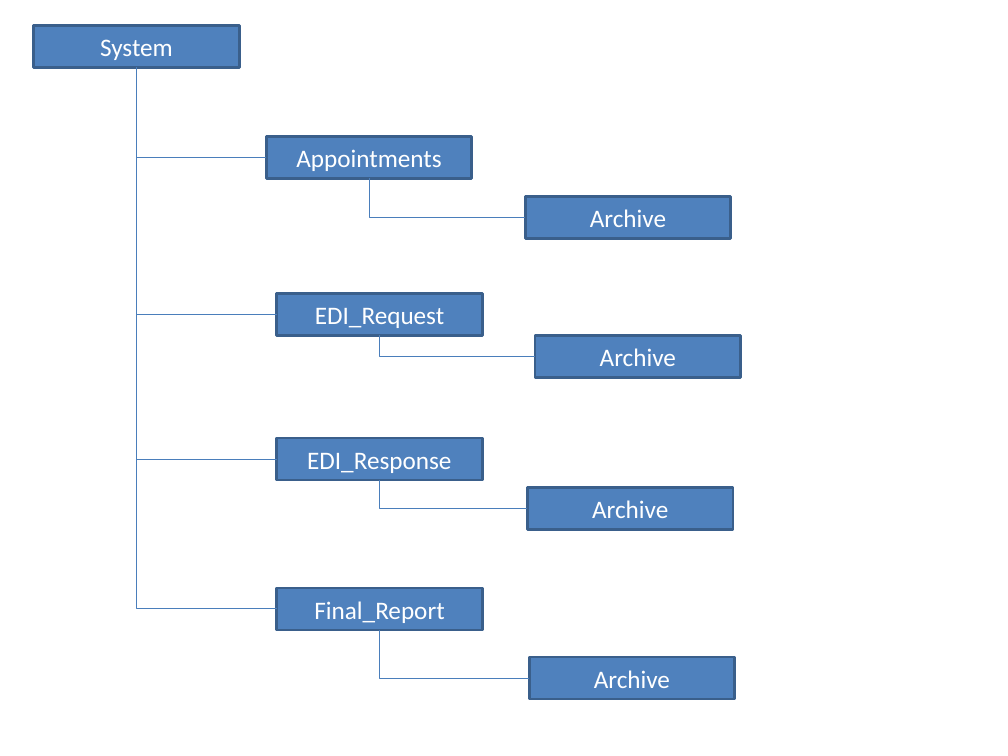
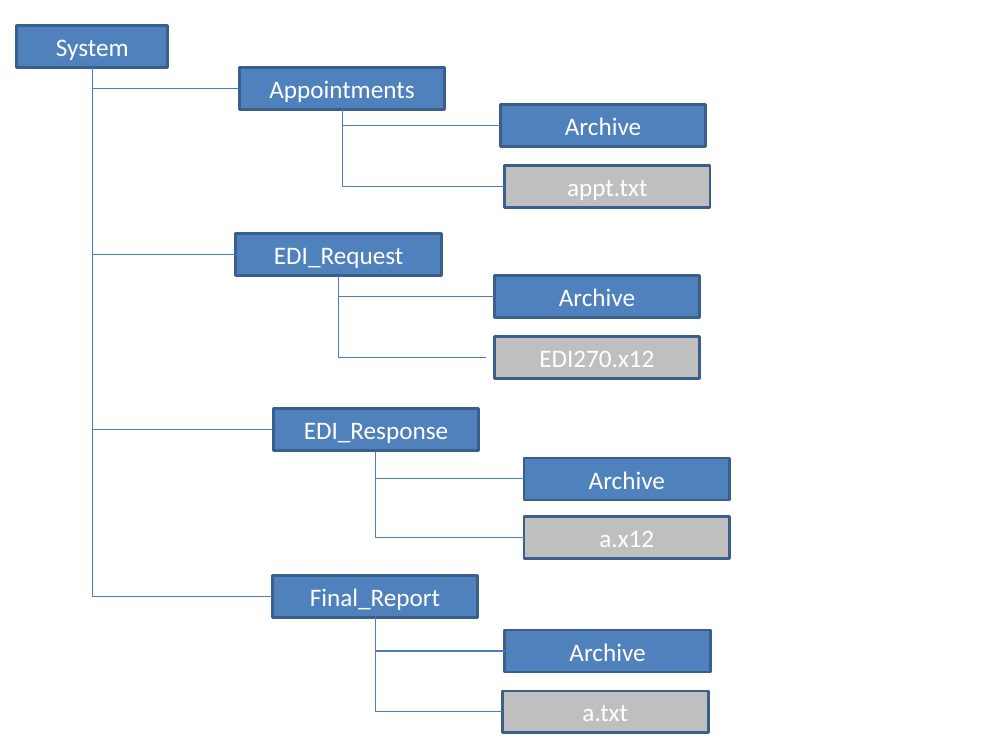
Before and after one commit to JamesLeB/Dashboard, a slide deck: slide 5 of Documents/SysDesign.pptx (slide 2 before the commit). Drawn at 1008x756 pixels with LibreOffice and Linux fonts; fonts in the diff are those of the drawing. Boxes give left, top, right and bottom in pixels: in the first picture for what was removed or moved away, otherwise in the second. Text is boxed around its words. In the diff, an @@ line names an element or a change of style, - is before the commit and + after.

```diff
--- a/Documents/SysDesign.pptx
+++ b/Documents/SysDesign.pptx
@@ rectangle "System": place and size @@
-rectangle "System" at (33,25,239,68)
+rectangle "System" at (17,25,168,68)
@@ elbow line moved from (136, 68) - (277, 609) to (93, 68) - (272, 597) @@
@@ elbow line moved from (136, 68) - (276, 459) to (93, 68) - (273, 429) @@
@@ elbow line moved from (136, 68) - (277, 314) to (93, 68) - (236, 255) @@
@@ elbow line moved from (136, 68) - (266, 157) to (93, 68) - (239, 88) @@
@@ rectangle "Appointments": place and size @@
-rectangle "Appointments" at (266,136,472,178)
+rectangle "Appointments" at (239,68,445,110)
@@ elbow line moved from (369, 178) - (525, 218) to (342, 109) - (500, 125) @@
@@ elbow line added from (342, 109) to (504, 186), #4B7EBC 0.75 pt @@
@@ rectangle "Archive": place and size @@
-rectangle "Archive" at (525,197,731,239)
+rectangle "Archive" at (500,105,706,147)
@@ rectangle added at (504,165,710,208), fill #BFBFBF, outline #3A5F8C 2 pt, 18 pt, text #FFFFFF @@
+appt.txt
@@ 2 rectangles, 1 elbow line: place and size @@
-2 rectangles, 1 elbow line at (277,293,741,378)
+2 rectangles, 1 elbow line at (236,234,700,319)
@@ elbow line added from (339, 276) to (487, 358), #4B7EBC 0.75 pt @@
@@ rectangle added at (494,337,700,379), fill #BFBFBF, outline #3A5F8C 2 pt, 18 pt, text #FFFFFF @@
+EDI270.x12
@@ 2 rectangles, 1 elbow line: place and size @@
-2 rectangles, 1 elbow line at (276,438,733,529)
+2 rectangles, 1 elbow line at (273,409,730,500)
@@ elbow line added from (376, 451) to (524, 538), #4B7EBC 0.75 pt @@
@@ rectangle added at (524,517,730,559), fill #BFBFBF, outline #3A5F8C 2 pt, 18 pt, text #FFFFFF @@
+a.x12
@@ rectangle "Final_Report": place and size @@
-rectangle "Final_Report" at (277,588,483,630)
+rectangle "Final_Report" at (272,576,478,618)
@@ elbow line moved from (380, 630) - (529, 678) to (375, 618) - (505, 651) @@
@@ elbow line added from (375, 618) to (503, 712), #4B7EBC 0.75 pt @@
@@ rectangle "Archive": place and size @@
-rectangle "Archive" at (529,657,735,700)
+rectangle "Archive" at (505,630,711,672)
@@ rectangle added at (503,690,709,733), fill #BFBFBF, outline #3A5F8C 2 pt, 18 pt, text #FFFFFF @@
+a.txt
```
Also in this commit, not shown: 1 other slide changed, 3 slides added, 1 slide removed.
